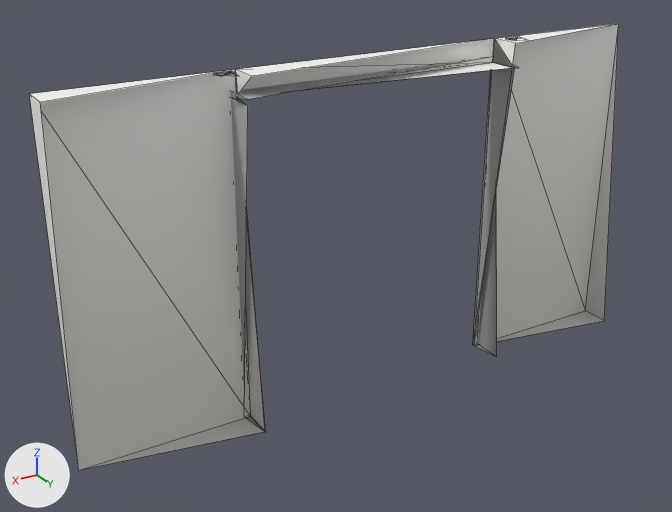
The glTF model models/kit/doubleDoor_concrete.glb: old version first, new version second.
Rendered twice from a 50 mm camera at (3.02, 4.49, 3.26) aimed at (0.27, -0.09, 0.97). The axes (+X, +Y, +Z) are drawn at lower left. The lights are the same throughout. The picture after the commit comes second. Mesh edges are drawn as thin lines. Vertices at exactly the same position are counted once.

In view in the first picture: 'doubleDoor_concrete'.
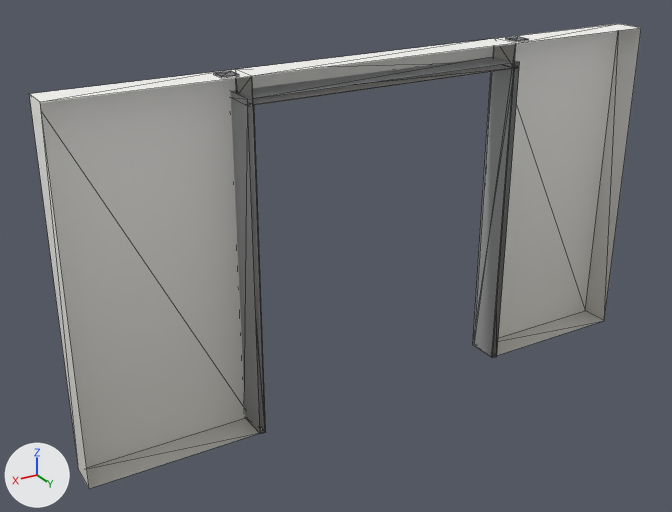
Where the change shows, as pixel boxes (x1, y1, x2, y2) in the pictures (672 x 512 px):
'doubleDoor_concrete', reshaped
    before: (29, 24, 619, 470)
    after: (29, 24, 641, 489)
part 1 of me_base, added
    after: (41, 24, 641, 489)

What the commit changed:
me_base is used by ob_doubledoor_concrete; location (0.0, 0.0, 0.0).
me_base had 44 vertices, 48 faces and spanned x -2.0..2.0, y -0.11..0.11, z 0.0..2.21.
me_base now has 56 vertices, 84 faces and spans x -2.0..2.0, y -0.11..0.11, z 0.0..2.21.
Part 1, on me_base:
12 vertices are added at x -2.0..2.0, y 0.05..0.11, z 0.0..2.21.
12 new faces join them, mat_concrete.
24 new faces join them, mat_steel.
